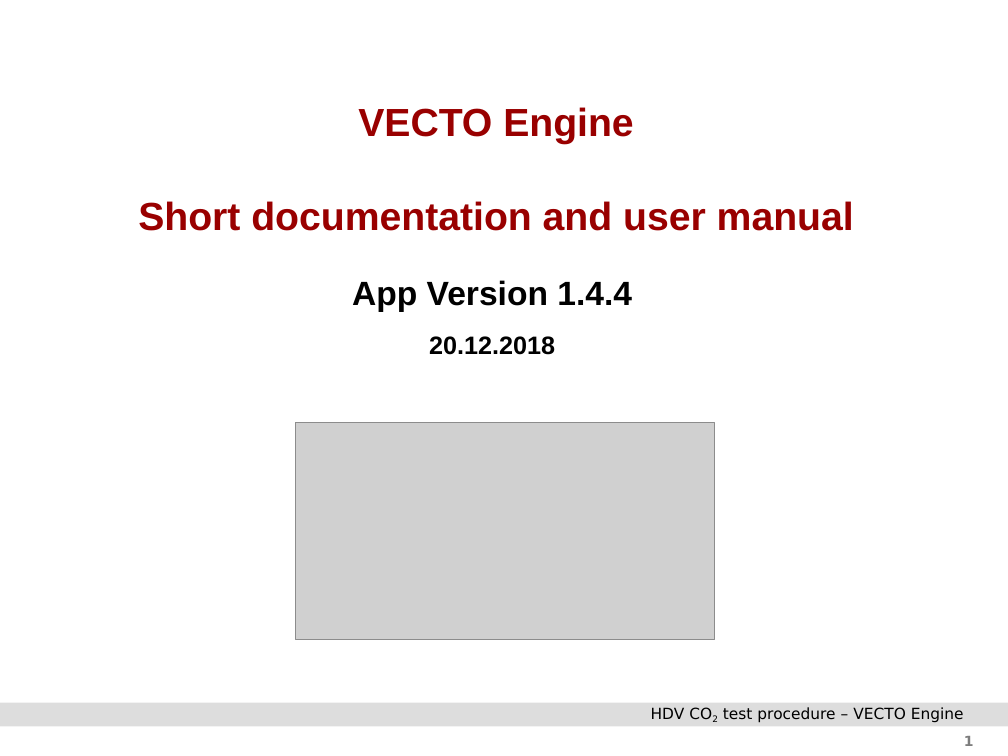
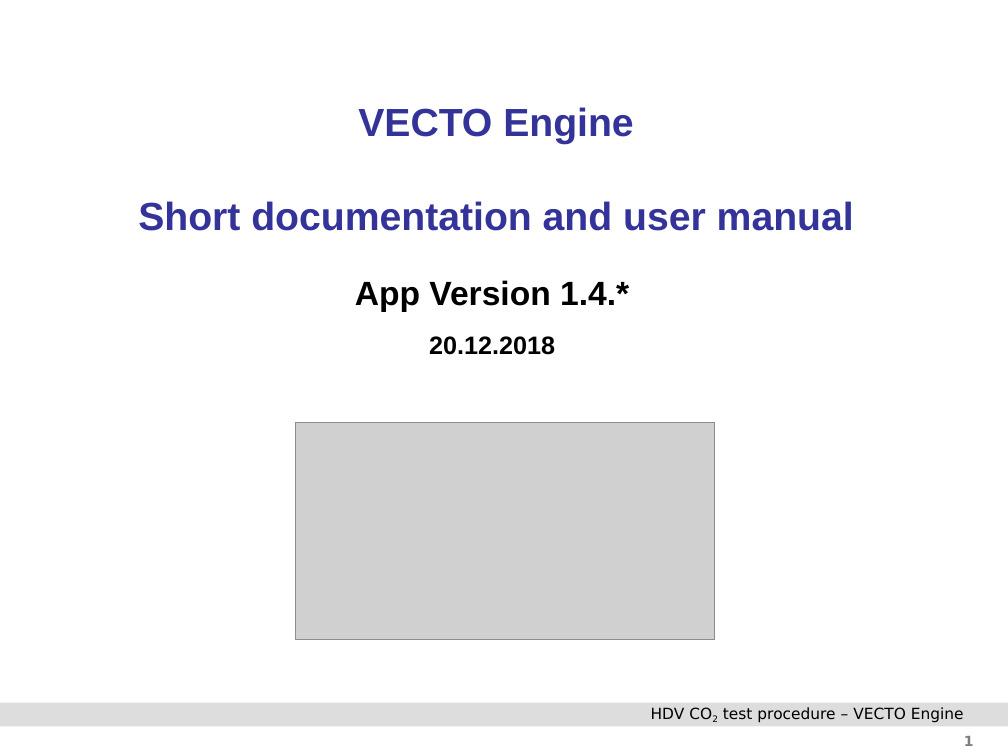
Before and after one commit to NSEE/VECTO_ENGINE_BR, a slide deck: slide 1 of Documentation/TUG_VECTO_Engine_Manual.pptx. Drawn at 1008x756 pixels with LibreOffice and Linux fonts; fonts in the diff are those of the drawing; grey boxes stand for pictures; background and template pictures are left out. Boxes give left, top, right and bottom in pixels: in the first picture for what was removed or moved away, otherwise in the second. Text is boxed around its words. In the diff, an @@ line names an element or a change of style, - is before the commit and + after.

Commit message:
Update of documentation

```diff
--- a/Documentation/TUG_VECTO_Engine_Manual.pptx
+++ b/Documentation/TUG_VECTO_Engine_Manual.pptx
@@ title "VECTO Engine Short documentation and ..." at (138, 107, 854, 231): text colour #990000 to #333399 @@
@@ text at (355, 280, 629, 312): text changed @@
-App Version 1.4.4
+App Version 1.4.*
```
Also in this commit, not shown: 8 other slides changed, 3 slides added, 1 other file.
